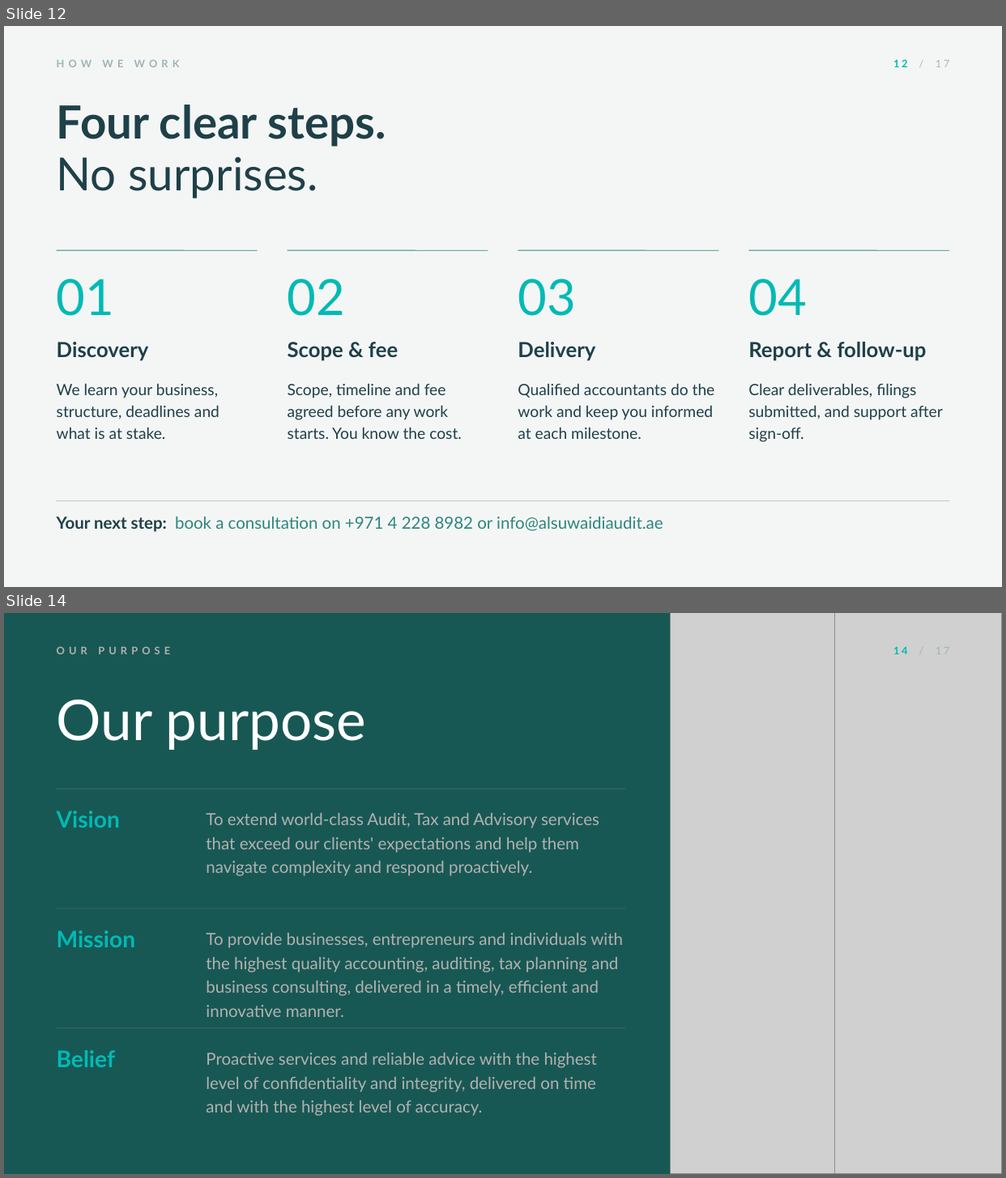
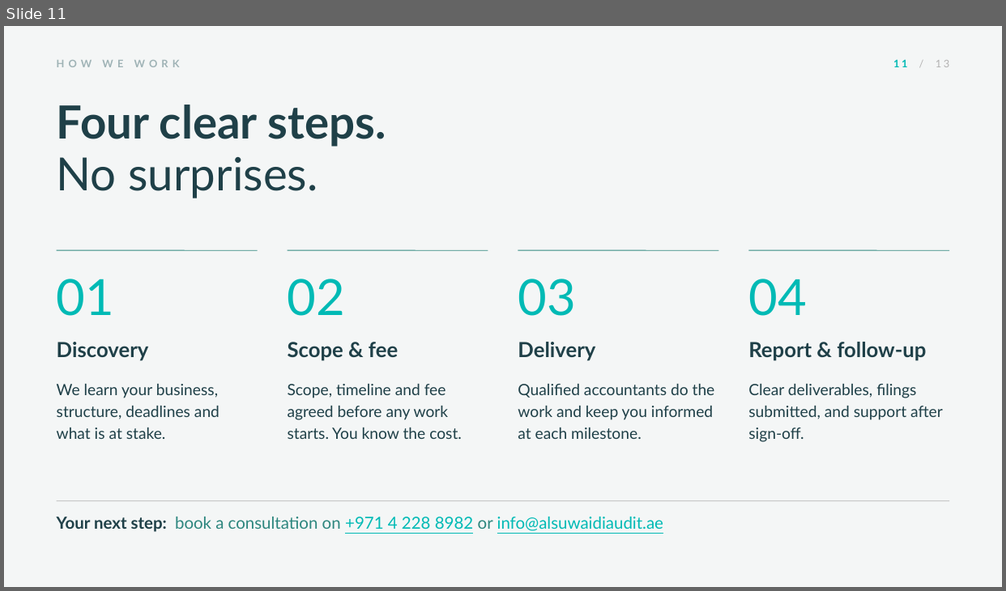
Before and after one commit to khaledsaifelnasr-afk/khsaif-content-studio, a slide deck: Profiles/al-suwaidi-2026/Al-Suwaidi-Company-Profile-2026-FINAL.pptx. Shown one above the other, each under a label of ours: slides 12 and 14 before the commit, slide 11 after it; the slides between them are not shown. The pictures are 1006x1178 and 1006x591 pixels, drawn with LibreOffice and Linux fonts; fonts in the diff are those of the drawing; grey boxes stand for pictures. Boxes give left, top, right and bottom in pixels: in the first picture for what was removed or moved away, otherwise in the second. Text is boxed around its words. In the diff, an @@ line names an element or a change of style, - is before the commit and + after.

```diff
--- a/Profiles/al-suwaidi-2026/Al-Suwaidi-Company-Profile-2026-FINAL.pptx
+++ b/Profiles/al-suwaidi-2026/Al-Suwaidi-Company-Profile-2026-FINAL.pptx
@@ slide 14 removed at box(4, 613, 1002, 1174), background #185854 @@
@@ picture removed at box(671, 613, 1002, 1174) @@
@@ picture removed at box(671, 613, 835, 1174) @@
@@ text removed at box(57, 646, 170, 654) @@
-OUR PURPOSE
@@ text removed at box(893, 646, 907, 654) @@
-14 / 17
@@ text removed at box(57, 699, 366, 750) @@
-Our purpose
@@ line removed from (57, 789) to (625, 789) @@
@@ text removed at box(57, 811, 120, 828) @@
-Vision
@@ text removed at box(206, 813, 599, 876) @@
-To extend world-class Audit, Tax and Advisory services that exceed our clients' expectations and help them navigate complexity and respond proactively.
@@ line removed from (57, 909) to (625, 909) @@
@@ text removed at box(57, 931, 136, 948) @@
-Mission
@@ text removed at box(206, 933, 623, 1017) @@
-To provide businesses, entrepreneurs and individuals with the highest quality accounting, auditing, tax planning and business consulting, delivered in a timely, efficient and innovative manner.
@@ line removed from (57, 1029) to (625, 1029) @@
@@ text removed at box(57, 1050, 115, 1067) @@
-Belief
@@ text removed at box(206, 1053, 597, 1116) @@
-Proactive services and reliable advice with the highest level of confidentiality and integrity, delivered on time and with the highest level of accuracy.
@@ what was slide 12 is now slide 11 @@
@@ slide 11 changed as well @@
@@ text at box(893, 59, 949, 67): text changed @@
-12 / 17
+11 / 13
@@ text "Your next step: book a ..." at box(57, 517, 663, 532): text colour #2D867E to #00BAB5, underline on in "+971 4 228 8982 info@alsuwaidiaudit.ae" @@
```
Also in this commit, not shown: 11 other slides changed, 3 other slides removed, 1 other file.
